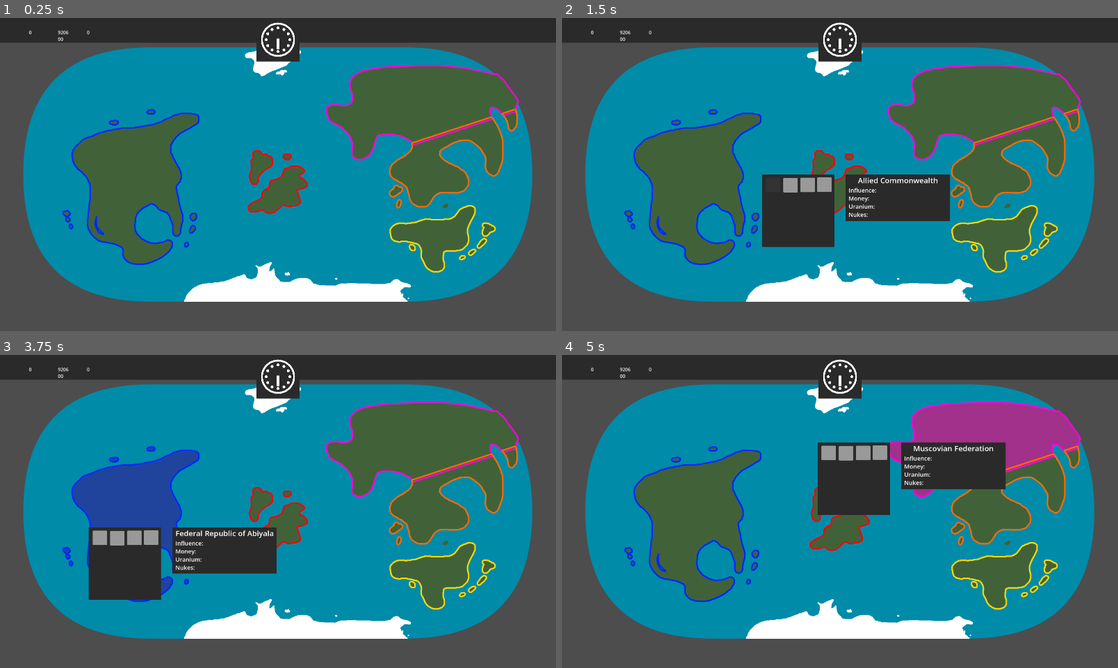
Above: before the commit, frames 1-4 (two rows, left to right).
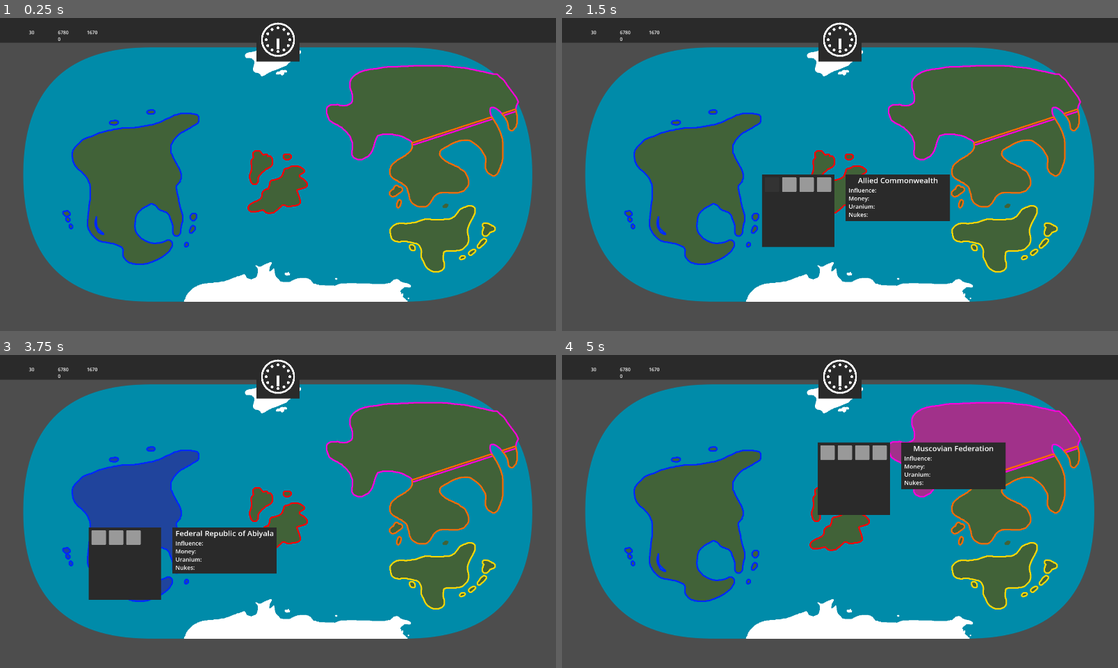
Above: after the commit, the same moments.

Repository: Stev51/gmtk-jam-2026
Game: Godot game, scene res://scenes/main.tscn
Same seed, same stepped clock (60 frames per second), same inputs: the game is played once before the commit and once after it.
Inputs (mouse positions are in pixels of both pictures, inside the frame that each line leads up to):
- Up to frame 1 (0.25 s): no input
- Up to frame 2 (1.5 s): tap Enter at 0.5 s; hold 1 (x1_speed) 0.53-1.25 s; click (840, 174) at 0.67 s; click (773, 183) at 1.27 s
- Up to frame 3 (3.75 s): click (211, 520) at 2.02 s; click (211, 520) at 2.77 s; tap Space (pause) at 3.5 s; move the mouse to (166, 527) at 3.52 s; tap 2 (x2_speed) at 3.6 s; click (166, 527) at 3.67 s
- Up to frame 4 (5 s): tap Enter at 4.25 s; move the mouse to (895, 442) at 4.27 s; hold 1 (x1_speed) from 4.28 s (still down); click (895, 442) at 4.42 s

The runs differ from the first frame. In frame 1, less than 0.1% of the frame differs, in the area x 5-18%, y 4-8%; in frame 2, 0.1%; in frame 3, 0.3%, in the area x 5-29%, y 4-61%; in frame 4, 0.1%.
Error after the commit: Attempt to call function 'null::null (Callable)' on a null instance. (res://scripts/menu_button.gd:6)

Commit message:
Click menu progress

Diff:
--- a/scenes/country_click_box.tscn
+++ b/scenes/country_click_box.tscn
@@ -23,38 +23,47 @@
 mouse_behavior_recursive = 2
 color = Color(0.16470589, 0.16470589, 0.16470589, 1)
 
-[node name="Buttons" type="Control" parent="." unique_id=243411496]
-anchors_preset = 0
+[node name="ForeignInteractionContainer" type="GridContainer" parent="." unique_id=664369936]
+layout_mode = 0
+offset_left = -260.0
+offset_top = 10.0
+offset_right = -30.0
+offset_bottom = 240.0
+mouse_filter = 0
 mouse_behavior_recursive = 2
+theme_override_constants/h_separation = 60
+theme_override_constants/v_separation = 60
+columns = 4
 
-[node name="MenuButton" parent="Buttons" unique_id=1409302024 instance=ExtResource("2_otq85")]
-layout_mode = 1
-offset_left = -256.0
-offset_top = 11.0
-offset_right = -256.0
-offset_bottom = 11.0
-function_name = "one"
+[node name="MenuButton" parent="ForeignInteractionContainer" unique_id=1409302024 instance=ExtResource("2_otq85")]
+layout_mode = 2
 
-[node name="MenuButton2" parent="Buttons" unique_id=1577535331 instance=ExtResource("2_otq85")]
-layout_mode = 1
-offset_left = -196.0
-offset_top = 12.0
-offset_right = -196.0
-offset_bottom = 12.0
-function_name = "two"
+[node name="MenuButton2" parent="ForeignInteractionContainer" unique_id=1577535331 instance=ExtResource("2_otq85")]
+layout_mode = 2
 
-[node name="MenuButton3" parent="Buttons" unique_id=348489687 instance=ExtResource("2_otq85")]
-layout_mode = 1
-offset_left = -137.0
-offset_top = 11.0
-offset_right = -137.0
-offset_bottom = 11.0
-function_name = "three"
+[node name="MenuButton3" parent="ForeignInteractionContainer" unique_id=348489687 instance=ExtResource("2_otq85")]
+layout_mode = 2
 
-[node name="MenuButton4" parent="Buttons" unique_id=1276191837 instance=ExtResource("2_otq85")]
-layout_mode = 1
-offset_left = -79.0
+[node name="MenuButton4" parent="ForeignInteractionContainer" unique_id=1276191837 instance=ExtResource("2_otq85")]
+layout_mode = 2
+
+[node name="DomesticInteractionContainer" type="GridContainer" parent="." unique_id=73160943]
+layout_mode = 0
+offset_left = -260.0
 offset_top = 10.0
-offset_right = -79.0
-offset_bottom = 10.0
-function_name = "four"
+offset_right = -30.0
+offset_bottom = 240.0
+mouse_filter = 0
+mouse_behavior_recursive = 2
+theme_override_constants/h_separation = 60
+theme_override_constants/v_separation = 60
+columns = 4
+
+[node name="MenuButton" parent="DomesticInteractionContainer" unique_id=2131231293 instance=ExtResource("2_otq85")]
+layout_mode = 2
+
+[node name="MenuButton2" parent="DomesticInteractionContainer" unique_id=487157338 instance=ExtResource("2_otq85")]
+layout_mode = 2
+
+[node name="MenuButton3" parent="DomesticInteractionContainer" unique_id=884660579 instance=ExtResource("2_otq85")]
+layout_mode = 2
--- a/scripts/country_click_box.gd
+++ b/scripts/country_click_box.gd
@@ -1,4 +1,7 @@
 extends Control
+
+@onready var foreign_interaction_node = $ForeignInteractionContainer
+@onready var domestic_interaction_node = $DomesticInteractionContainer
 
 func _ready() -> void:
 
@@ -11,8 +14,23 @@
 	if event is InputEventMouseMotion and not Globals.clicked:
 		position = event.position
 
+func switch_to_foreign() -> void:
+	foreign_interaction_node.show()
+	domestic_interaction_node.hide()
+
+func switch_to_domestic() -> void:
+	foreign_interaction_node.hide()
+	domestic_interaction_node.show()
+
 func click(pos: Vector2) -> void:
+
 	position = pos
+
+	if Globals.selected_country.index == Globals.PlayerCountry.index:
+		switch_to_domestic()
+	else:
+		switch_to_foreign()
+
 	show()
 
 func unclick() -> void:
--- a/scripts/globals.gd
+++ b/scripts/globals.gd
@@ -26,7 +26,7 @@
 		current_scene.ready.connect(_on_entire_tree_ready)
 
 func _on_entire_tree_ready() -> void:
-	PlayerCountry = CountryManager.countries[0]
+	PlayerCountry = CountryManager.countries[4]
 
 func map_hover(country: Country) -> void:
 	hovered_countries += 1
--- a/scripts/menu_button.gd
+++ b/scripts/menu_button.gd
@@ -3,4 +3,4 @@
 @export var function_name: String
 
 func _on_button_pressed() -> void:
-	print("function_name")
+	Callable(Globals.PlayerCountry, function_name).call(Globals.selected_country)
